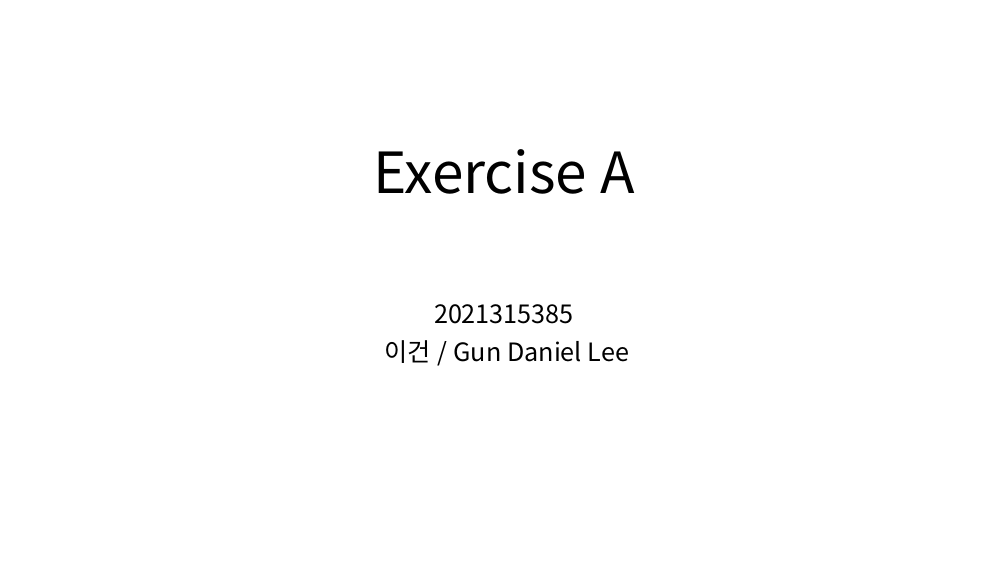
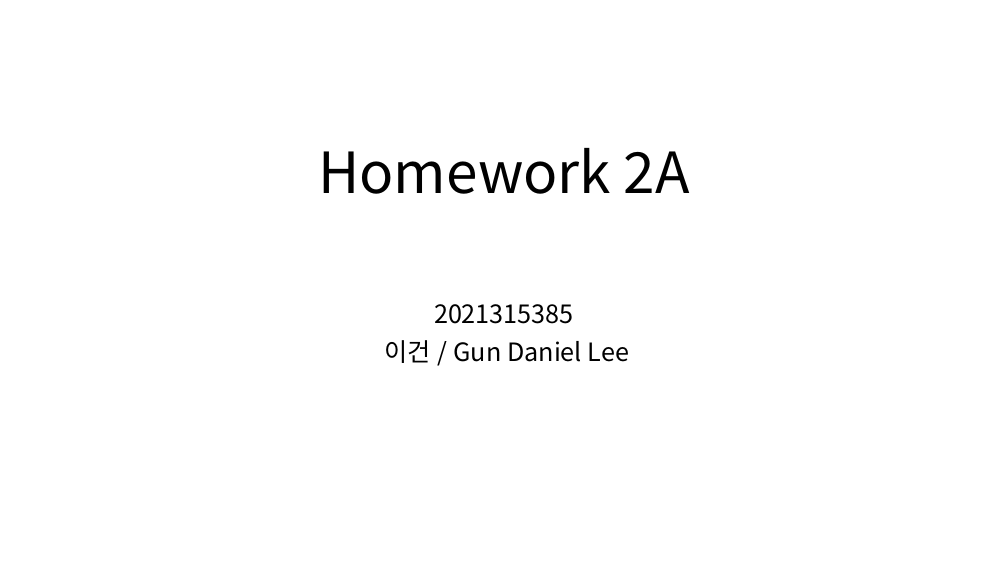
Before and after one commit to gdlee412/Problem-Solving-Techniques, a slide deck: slide 1 of 자료/Report template/Report for exercise or homework.pptx. Drawn at 1008x567 pixels with LibreOffice and Linux fonts; fonts in the diff are those of the drawing. Boxes give left, top, right and bottom in pixels: in the first picture for what was removed or moved away, otherwise in the second. Text is boxed around its words. In the diff, an @@ line names an element or a change of style, - is before the commit and + after.

Commit message:
Homework 2A

```diff
--- a/자료/Report template/Report for exercise or homework.pptx
+++ b/자료/Report template/Report for exercise or homework.pptx
@@ title at [318,148,690,194]: text changed @@
-Exercise A
+Homework 2A
```
Also in this commit, not shown: 3 other slides changed, 6 slides added, 5 slides removed, 1 other file.
